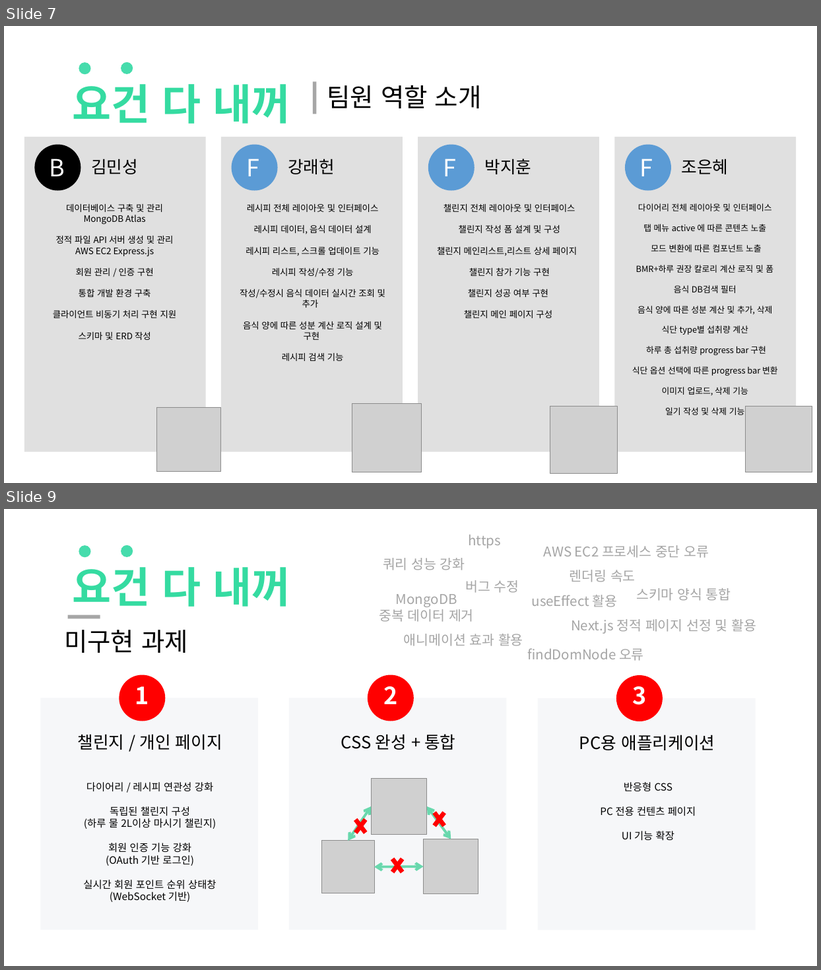
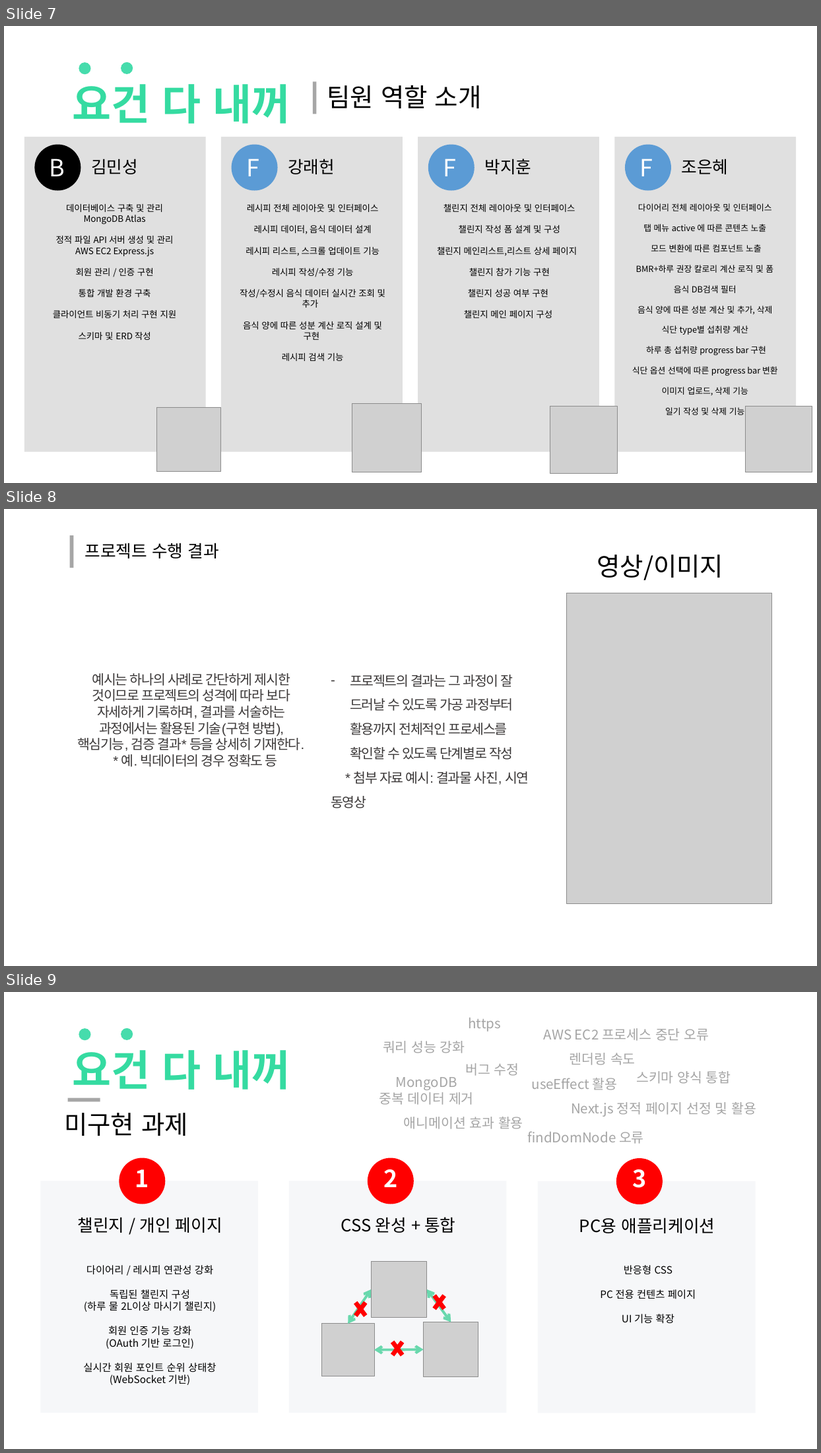
Before and after one commit to epicblues/webfront-final-main, a slide deck: 프로젝트 중간 발표.pptx. Shown one above the other, each under a label of ours: slides 7 and 9 before the commit, slides 7, 8 and 9 after it; the slides between them are not shown. The pictures are 821x970 and 821x1453 pixels, drawn with LibreOffice and Linux fonts; fonts in the diff are those of the drawing; grey boxes stand for pictures. Boxes give left, top, right and bottom in pixels: in the first picture for what was removed or moved away, otherwise in the second. Text is boxed around its words. In the diff, an @@ line names an element or a change of style, - is before the commit and + after.

Commit message:
ppt DRAFT

```diff
--- a/프로젝트 중간 발표.pptx
+++ b/프로젝트 중간 발표.pptx
@@ slide 8 added at [4,509,817,966], background #FFFFFF @@
@@ rectangle added at [69,535,73,568], fill #A6A6A6 @@
@@ text added at [85,543,219,559], 20 pt, text #000000 @@
+프로젝트 수행 결과
@@ text added at [597,555,723,580], 30 pt, text #000000 @@
+영상/이미지
@@ picture added at [566,593,772,904] @@
@@ text added at [77,673,304,767], 16 pt, text #3B3838 @@
+예시는 하나의 사례로 간단하게 제시한 것이므로 프로젝트의 성격에 따라 보다 자세하게 기록하며, 결과를 서술하는 과정에서는 활용된 기술(구현 방법), 핵심기능, 검증 결과* 등을 상세히 기재한다.
+* 예. 빅데이터의 경우 정확도 등
@@ text added at [331,675,529,809], 16 pt, text #3B3838 @@
+– 프로젝트의 결과는 그 과정이 잘 드러날 수 있도록 가공 과정부터 활용까지 전체적인 프로세스를 확인할 수 있도록 단계별로 작성
+* 첨부 자료 예시: 결과물 사진, 시연 동영상
```
Also in this commit, not shown: 1 slide removed, 2 other files.
